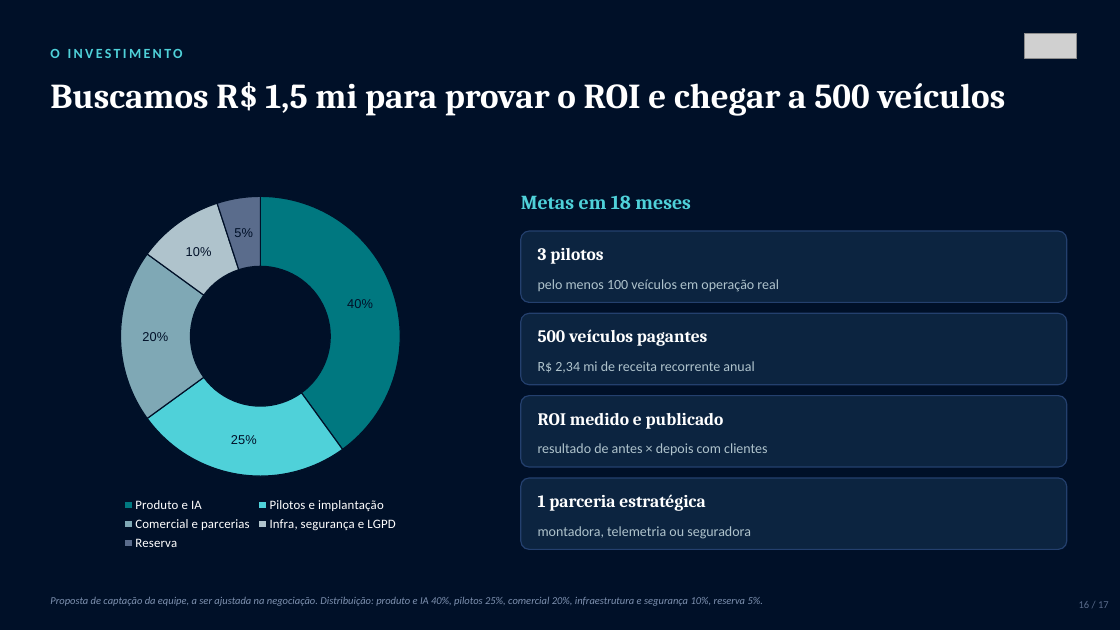
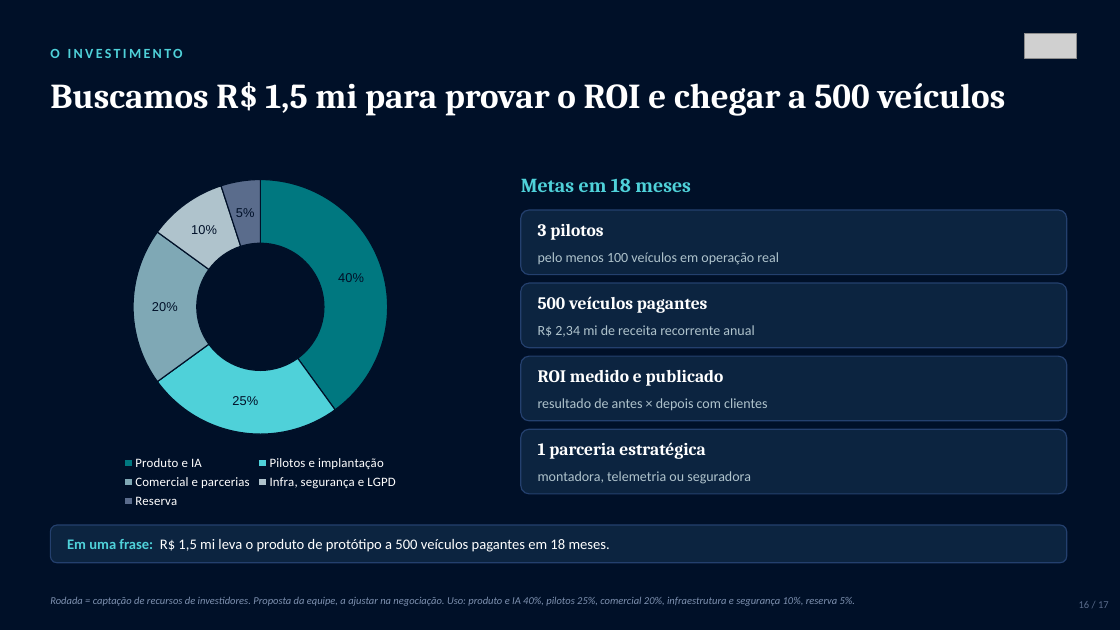
Before and after one commit to phdandrade-pixel/fleetmind-ai, a slide deck: slide 16 of pitch/FleetMind_AI_Apresentacao_Executiva.pptx. Drawn at 1120x630 pixels with LibreOffice and Linux fonts; fonts in the diff are those of the drawing; grey boxes stand for pictures. Boxes give left, top, right and bottom in pixels: in the first picture for what was removed or moved away, otherwise in the second. Text is boxed around its words. In the diff, an @@ line names an element or a change of style, - is before the commit and + after.

```diff
--- a/pitch/FleetMind_AI_Apresentacao_Executiva.pptx
+++ b/pitch/FleetMind_AI_Apresentacao_Executiva.pptx
@@ doughnut chart: place and size @@
-doughnut chart at [42, 185, 479, 555]
+doughnut chart at [42, 168, 479, 513]
@@ text "Metas em 18 meses": place and size @@
-text "Metas em 18 meses" at [521, 195, 691, 209]
+text "Metas em 18 meses" at [521, 178, 691, 192]
@@ rounded rectangle: place and size @@
-rounded rectangle at [521, 231, 1067, 302]
+rounded rectangle at [521, 210, 1067, 275]
@@ text "3 pilotos": place and size @@
-text "3 pilotos" at [538, 248, 603, 264]
+text "3 pilotos" at [538, 224, 603, 240]
@@ text "pelo menos 100 veículos em ...": place and size @@
-text "pelo menos 100 veículos em ..." at [538, 279, 779, 292]
+text "pelo menos 100 veículos em ..." at [538, 252, 779, 265]
@@ rounded rectangle: place and size @@
-rounded rectangle at [521, 313, 1067, 385]
+rounded rectangle at [521, 283, 1067, 348]
@@ text "500 veículos pagantes": place and size @@
-text "500 veículos pagantes" at [538, 329, 708, 346]
+text "500 veículos pagantes" at [538, 296, 708, 313]
@@ text "R$ 2,34 mi de receita ...": place and size @@
-text "R$ 2,34 mi de receita ..." at [538, 361, 754, 373]
+text "R$ 2,34 mi de receita ..." at [538, 325, 754, 337]
@@ rounded rectangle: place and size @@
-rounded rectangle at [521, 396, 1067, 467]
+rounded rectangle at [521, 356, 1067, 421]
@@ text "ROI medido e publicado": place and size @@
-text "ROI medido e publicado" at [538, 413, 724, 429]
+text "ROI medido e publicado" at [538, 370, 724, 386]
@@ text "resultado de antes × depois ...": place and size @@
-text "resultado de antes × depois ..." at [538, 443, 767, 455]
+text "resultado de antes × depois ..." at [538, 398, 767, 410]
@@ proportions changed in 4 elements at [521, 210, 1067, 275], [521, 283, 1067, 348], [521, 356, 1067, 421], [521, 429, 1067, 494] @@
@@ rounded rectangle: place and size @@
-rounded rectangle at [521, 478, 1067, 549]
+rounded rectangle at [521, 429, 1067, 494]
@@ text "1 parceria estratégica": place and size @@
-text "1 parceria estratégica" at [538, 494, 705, 511]
+text "1 parceria estratégica" at [538, 442, 705, 459]
@@ text "montadora, telemetria ou seguradora": place and size @@
-text "montadora, telemetria ou seguradora" at [538, 526, 751, 539]
+text "montadora, telemetria ou seguradora" at [538, 471, 751, 484]
@@ rounded rectangle added at [50, 525, 1067, 563], fill #0C2440, outline #24406E 1 pt @@
@@ text added at [67, 539, 610, 552], 12.5 pt, text #FFFFFF @@
+Em uma frase: R$ 1,5 mi leva o produto de protótipo a 500 veículos pagantes em 18 meses.
@@ text at [50, 597, 855, 606]: text changed @@
-Proposta de captação da equipe, a ser ajustada na negociação. Distribuição: produto e IA 40%, pilotos 25%, comercial 20%, infraestrutura e segurança 10%, reserva 5%.
+Rodada = captação de recursos de investidores. Proposta da equipe, a ajustar na negociação. Uso: produto e IA 40%, pilotos 25%, comercial 20%, infraestrutura e segurança 10%, reserva 5%.
```
Also in this commit, not shown: 14 other slides changed, 1 other file.
